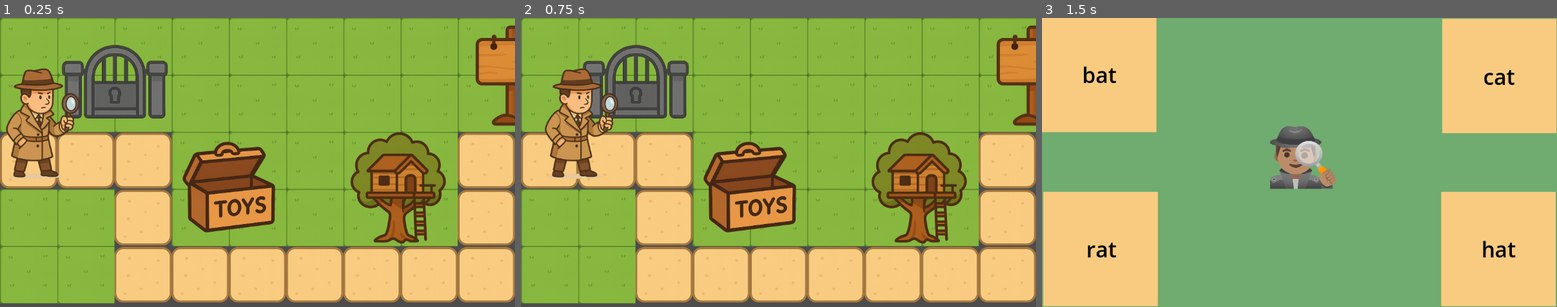
Above: before the commit, frames 1-3 (left to right).
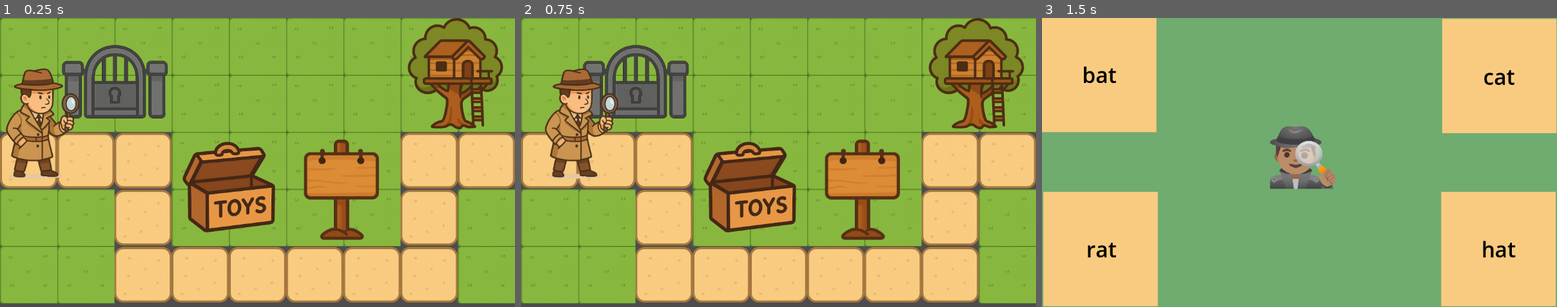
Above: after the commit, the same moments.

Repository: yvenspinto13/detective_q
Game: Godot game, scene res://MainScene.tscn
Two runs of this game, one before a commit and one after it. Both use one fixed random seed, a clock stepped at 60 frames per second and the inputs below.
Inputs (mouse positions are in pixels of both pictures, inside the frame that each line leads up to):
- Up to frame 1 (0.25 s): no input
- Up to frame 2 (0.75 s): tap Enter at 0.5 s; move the mouse to (891, 148) at 0.52 s; hold Right (ui_right) from 0.53 s (still down); click (891, 148) at 0.67 s
- Up to frame 3 (1.5 s): release Right (ui_right) at 1.25 s; tap Space at 1.25 s; drag from (1196, 176) to (1273, 220) at 1.27 s

The runs differ from the first frame. In frame 1, 19% of the frame differs, in the area x 58-100%, y 0-99%; in frame 2, 19%; in frame 3, nothing differs.

Commit message:
update main tile scenes and add clues

Diff:
--- a/MainScene.tscn
+++ b/MainScene.tscn
@@ -12,6 +12,8 @@
 [ext_resource type="Texture2D" uid="uid://c2og2hf76yw04" path="res://assets/objects/treehouse.png" id="6_3hf6u"]
 [ext_resource type="Texture2D" uid="uid://3rap63tn6kb1" path="res://assets/objects/detective.png" id="6_p5x2j"]
 [ext_resource type="Texture2D" uid="uid://cus22vtp5b3p7" path="res://assets/objects/cat_collar.png" id="7_yvb8b"]
+[ext_resource type="Texture2D" uid="uid://bskpl03rxoar" path="res://assets/objects/cat.png" id="8_3hf6u"]
+[ext_resource type="Texture2D" uid="uid://blwc8ouubvkdu" path="res://assets/objects/tree_clue.png" id="9_4mcbk"]
 
 [sub_resource type="TileSetAtlasSource" id="TileSetAtlasSource_torvr"]
 texture = ExtResource("2_hbc2u")
@@ -25,7 +27,6 @@
 texture = ExtResource("3_p5x2j")
 texture_region_size = Vector2i(128, 128)
 0:0/0 = 0
-0:0/0/physics_layer_0/polygon_0/points = PackedVector2Array(4, 11, 3, 64, 64, 64, 64, 9)
 1:0/0 = 0
 0:1/0 = 0
 1:1/0 = 0
@@ -55,12 +56,28 @@
 texture_region_size = Vector2i(128, 128)
 0:0/0 = 0
 1:0/0 = 0
+1:0/0/physics_layer_0/polygon_0/points = PackedVector2Array(-64, 25, -11, 26, -12, 64, -64, 64)
 0:1/0 = 0
-0:1/0/physics_layer_0/polygon_0/points = PackedVector2Array(-12, -32, 64, 4, 64, -64, -12, -64)
 1:1/0 = 0
 
 [sub_resource type="TileSetAtlasSource" id="TileSetAtlasSource_3hf6u"]
 texture = ExtResource("7_yvb8b")
+texture_region_size = Vector2i(128, 128)
+0:0/0 = 0
+1:0/0 = 0
+0:1/0 = 0
+1:1/0 = 0
+
+[sub_resource type="TileSetAtlasSource" id="TileSetAtlasSource_x0cd2"]
+texture = ExtResource("8_3hf6u")
+texture_region_size = Vector2i(128, 128)
+0:0/0 = 0
+1:0/0 = 0
+0:1/0 = 0
+1:1/0 = 0
+
+[sub_resource type="TileSetAtlasSource" id="TileSetAtlasSource_8s4c3"]
+texture = ExtResource("9_4mcbk")
 texture_region_size = Vector2i(128, 128)
 0:0/0 = 0
 1:0/0 = 0
@@ -88,6 +105,8 @@
 sources/2 = SubResource("TileSetAtlasSource_mctxq")
 sources/3 = SubResource("TileSetAtlasSource_nm5af")
 sources/4 = SubResource("TileSetAtlasSource_3hf6u")
+sources/5 = SubResource("TileSetAtlasSource_x0cd2")
+sources/6 = SubResource("TileSetAtlasSource_8s4c3")
 
 [node name="Node2D" type="Node2D"]
 script = ExtResource("1_a814b")
@@ -97,9 +116,9 @@
 collision_visibility_mode = 1
 format = 2
 layer_0/name = "ground"
-layer_0/tile_data = PackedInt32Array(65536, 7, 0, 0, 7, 0, 1 …(89 unchanged characters)…  0, 262150, 8, 0, 196614, 7, 0, 196615, 7, 0, 262151, 8, 0, 262152, 8, 0, 196616, 8, 0, 196617, 7, 0, 262153, 7, 0, 65545, 7, 0, 65544, 7, 0, 65542, 7, 0, 65541, 7, 0, 5, 7, 0, 6, 7, 0, 7, 7, 0, 65543, 7, 0, 8, 7, 0, 9, 7, 0, 131072, 8, 0, 131073, 8, 0, 131074, 8, 0, 196610, 8, 0, 262146, 8, 0, 262147, 8, 0, 262148, 8, 0, 131077, 7, 0, 131078, 7, 0, 131079, 7, 0, 131080, 8, 0, 4, 7, 0, 65540, 7, 0, 131076, 7, 0, 131075, 7, 0, 196611, 7, 0, 196612, 7, 0, 131081, 8, 0, 196608, 7, 0, 196609, 7, 0, 262145, 7, 0, 262144, 7, 0)
+layer_0/tile_data = PackedInt32Array(65536, 7, 0, 0, 7, 0, 1 …(89 unchanged characters)…  0, 262150, 8, 0, 196614, 7, 0, 196615, 8, 0, 262151, 8, 0, 65544, 7, 0, 65542, 7, 0, 65541, 7, 0, 5, 7, 0, 6, 7, 0, 7, 7, 0, 65543, 7, 0, 8, 7, 0, 131072, 8, 0, 131073, 8, 0, 131074, 8, 0, 196610, 8, 0, 262146, 8, 0, 262147, 8, 0, 262148, 8, 0, 131077, 7, 0, 131078, 7, 0, 131079, 8, 0, 131080, 8, 0, 4, 7, 0, 65540, 7, 0, 131076, 7, 0, 131075, 7, 0, 196611, 7, 0, 196612, 7, 0, 196608, 7, 0, 196609, 7, 0, 262145, 7, 0, 262144, 7, 0, 262152, 7, 0, 196616, 7, 0)
 layer_1/name = "infra"
-layer_1/tile_data = PackedInt32Array(1, 10, 0, 65537, 10, 1, 2, 65546, 0, 65538, 65546, 1, 131075, 2, 0, 196611, 2, 1, 131076, 65538, 0, 196612, 65538, 1, 131078, 3, 0, 196614, 3, 1, 131079, 65539, 0, 196615, 65539, 1, 8, 1, 0, 65544, 1, 1, 9, 65537, 0, 65545, 65537, 1)
+layer_1/tile_data = PackedInt32Array(1, 10, 0, 65537, 10, 1, 2, 65546, 0, 65538, 65546, 1, 131075, 2, 0, 196611, 2, 1, 131076, 65538, 0, 196612, 65538, 1, 131078, 65537, 0, 196614, 65537, 1, 131077, 1, 0, 196613, 1, 1, 7, 3, 0, 65543, 3, 1, 8, 65539, 0, 65544, 65539, 1)
 script = ExtResource("5_5crlr")
 
 [node name="CharacterBody2D" type="CharacterBody2D" parent="."]
--- a/detective_character_body_2d.gd
+++ b/detective_character_body_2d.gd
@@ -37,10 +37,10 @@
 					gate_triggered = true
 					emit_signal("puzzle_touched", "SoundMatchScene", tile_id_x)
 				elif tile_id_x == 2:
-					print("Gate")
+					print("toy box")
 					gate_triggered = true
 					emit_signal("puzzle_touched", "RhymePuzzleScene", tile_id_x)
 				elif tile_id_x == 3:
-					print("Gate")
+					print("tree house")
 					gate_triggered = true
 					emit_signal("puzzle_touched", "WordBuildScene", tile_id_x)
--- a/scenes/RhymePuzzleScene.tscn
+++ b/scenes/RhymePuzzleScene.tscn
@@ -16,6 +16,7 @@
 
 [node name="Background" type="Panel" parent="PuzzleArea"]
 z_index = -2
+layout_mode = 0
 offset_right = 1153.0
 offset_bottom = 648.0
 theme_override_styles/panel = SubResource("StyleBoxFlat_4usx6")
--- a/tile_map.gd
+++ b/tile_map.gd
@@ -3,7 +3,7 @@
 var puzzle_clueid: Dictionary = {
 	"gate": 0,
 	"toy_box": 4,
-	"tree_house": 6,
+	"tree_house": 5,
 	"signboard": 7,
 }
 
Not shown: 1 places in MainScene.tscn that only renumber resources
Binary file added: assets/objects/cat.png
Not shown, added: assets/objects/cat.png.import
Binary file added: assets/objects/cat_ribbon.png
Not shown, added: assets/objects/cat_ribbon.png.import
Binary file added: assets/objects/tree_clue.png
Not shown, added: assets/objects/tree_clue.png.import
Not shown: 1 places in scenes/Next.tres that only renumber resources
Not shown: 1 places in scenes/WordBuildScene.tscn that only renumber resources
